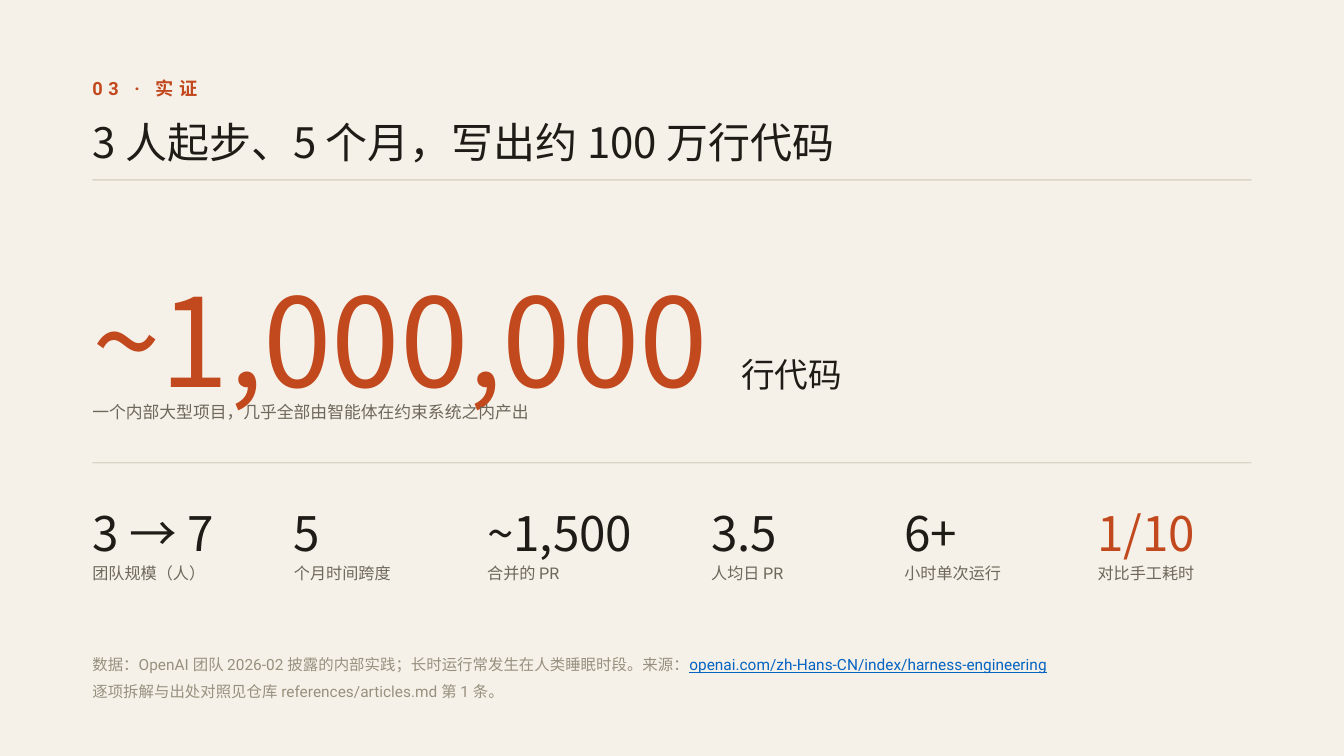
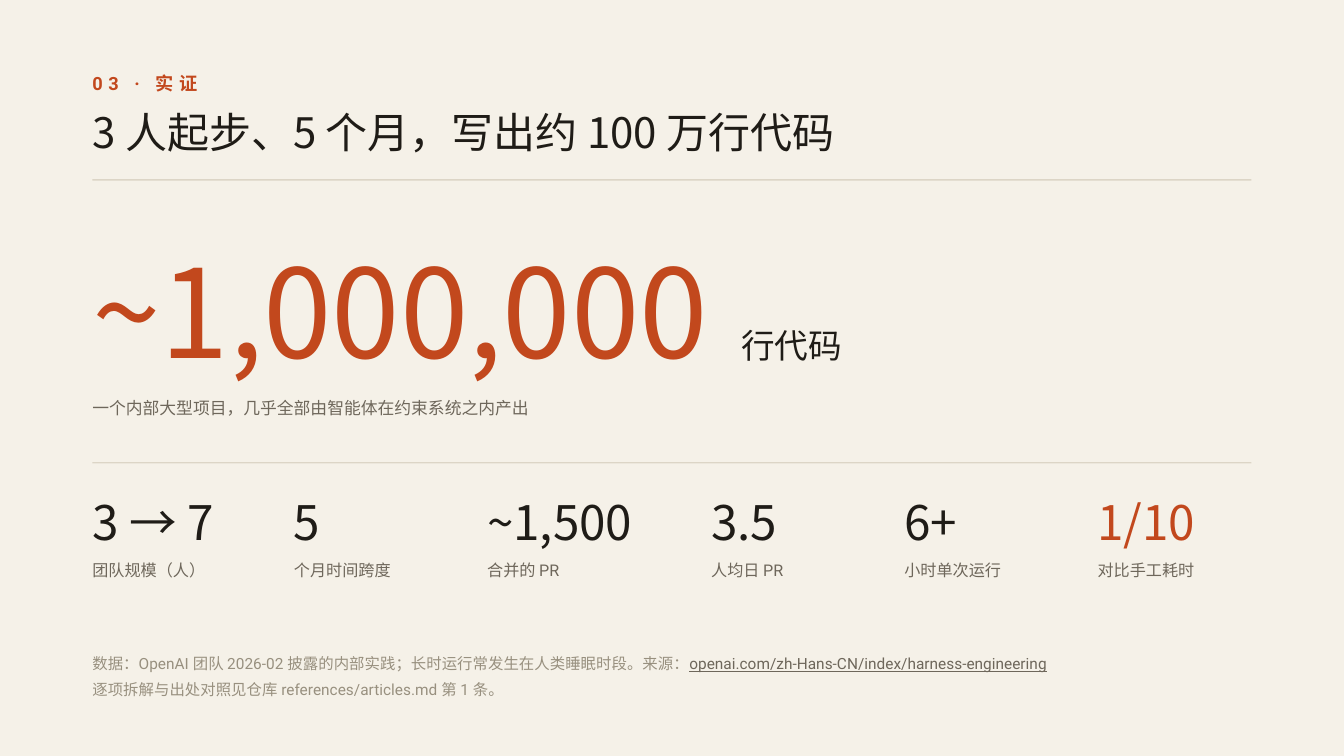
Before and after one commit to deusyu/harness-engineering, a slide deck: slide 4 of works/harness-engineering-intro-deck/deck/deck.pptx. Drawn at 1344x756 pixels with LibreOffice and Linux fonts; fonts in the diff are those of the drawing. Boxes give left, top, right and bottom in pixels: in the first picture for what was removed or moved away, otherwise in the second. Text is boxed around its words. In the diff, an @@ line names an element or a change of style, - is before the commit and + after.

```diff
--- a/works/harness-engineering-intro-deck/deck/deck.pptx
+++ b/works/harness-engineering-intro-deck/deck/deck.pptx
@@ text "03 · 实证" at (92, 74, 198, 92): line spacing 1.2 to 15.6pt @@
@@ text "3 人起步、5 个月，写出约 100 万行代码" at (92, 112, 834, 153): line spacing 1.2 to 36pt @@
@@ text "~1,000,000 行代码" at (92, 266, 842, 382): line spacing 1.2 to 105.6pt @@
@@ text "一个内部大型项目，几乎全部由智能体在约束系统之内产出" at (92, 400, 528, 416): line spacing 1.2 to 14.4pt @@
@@ line spacing 1.2 to 40.8pt in 6 elements at (92, 504, 214, 541), (294, 505, 320, 541), (487, 504, 632, 549), (711, 504, 777, 541), (904, 504, 957, 541), (1098, 502, 1196, 549) @@
@@ line spacing 1.2 to 13.8pt in 6 elements at (92, 562, 205, 578), (294, 562, 391, 578), (487, 562, 559, 577), (711, 562, 783, 578), (904, 562, 1001, 578), (1098, 562, 1195, 577) @@
@@ text "数据：OpenAI 团队 2026-02 披露的内部实践；长时运行常发生在人类睡眠时段。来源：openai.com/zh ..." at (92, 656, 1046, 696): text colour #0563C1 to #6E675B in "披露的内部实践；长时运行常发生在人类睡眠时段。来源：openai.com/zh-Hans-CN/index/harnes ..."; line spacing 1.45 to 18.5pt @@
```
Also in this commit, not shown: 9 other slides changed, 18 other files.
